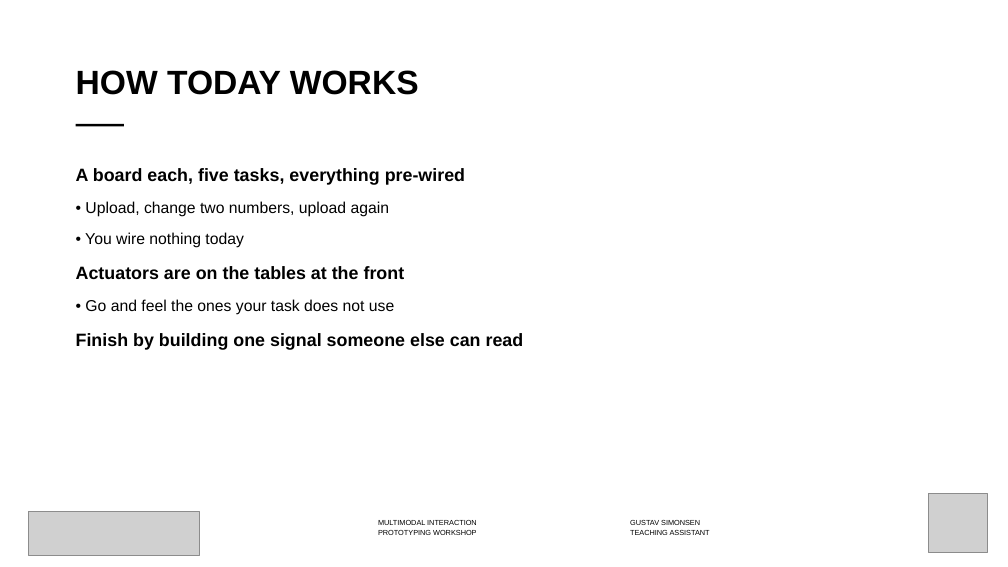
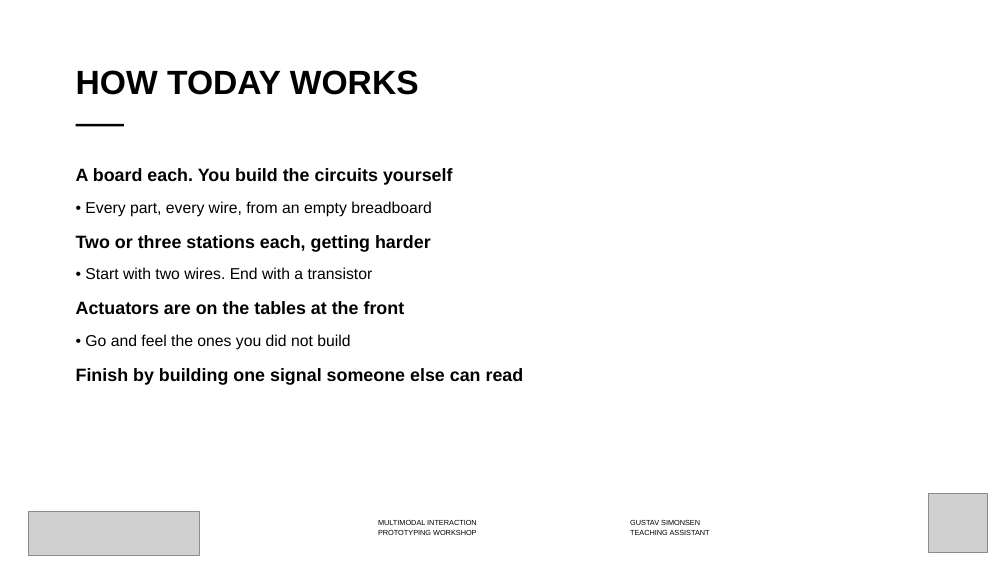
Before and after one commit to labtools-au/multimodal-actuator-workshop, a slide deck: slide 4 of docs/multimodal-actuator-workshop.pptx. Drawn at 1008x567 pixels with LibreOffice and Linux fonts; fonts in the diff are those of the drawing; grey boxes stand for pictures; background and template pictures are left out. Boxes give left, top, right and bottom in pixels: in the first picture for what was removed or moved away, otherwise in the second. Text is boxed around its words. In the diff, an @@ line names an element or a change of style, - is before the commit and + after.

```diff
--- a/docs/multimodal-actuator-workshop.pptx
+++ b/docs/multimodal-actuator-workshop.pptx
@@ text at (x1=76, y1=168, x2=453, y2=279): text changed @@
-A board each, five tasks, everything pre-wired
-• Upload, change two numbers, upload again
-• You wire nothing today
+A board each. You build the circuits yourself
+• Every part, every wire, from an empty breadboard
+Two or three stations each, getting harder
+• Start with two wires. End with a transistor
@@ text at (x1=85, y1=334, x2=350, y2=350): text changed @@
-• Go and feel the ones your task does not use
+• Go and feel the ones you did not build
```
Also in this commit, not shown: 4 other slides changed, 12 other files.
